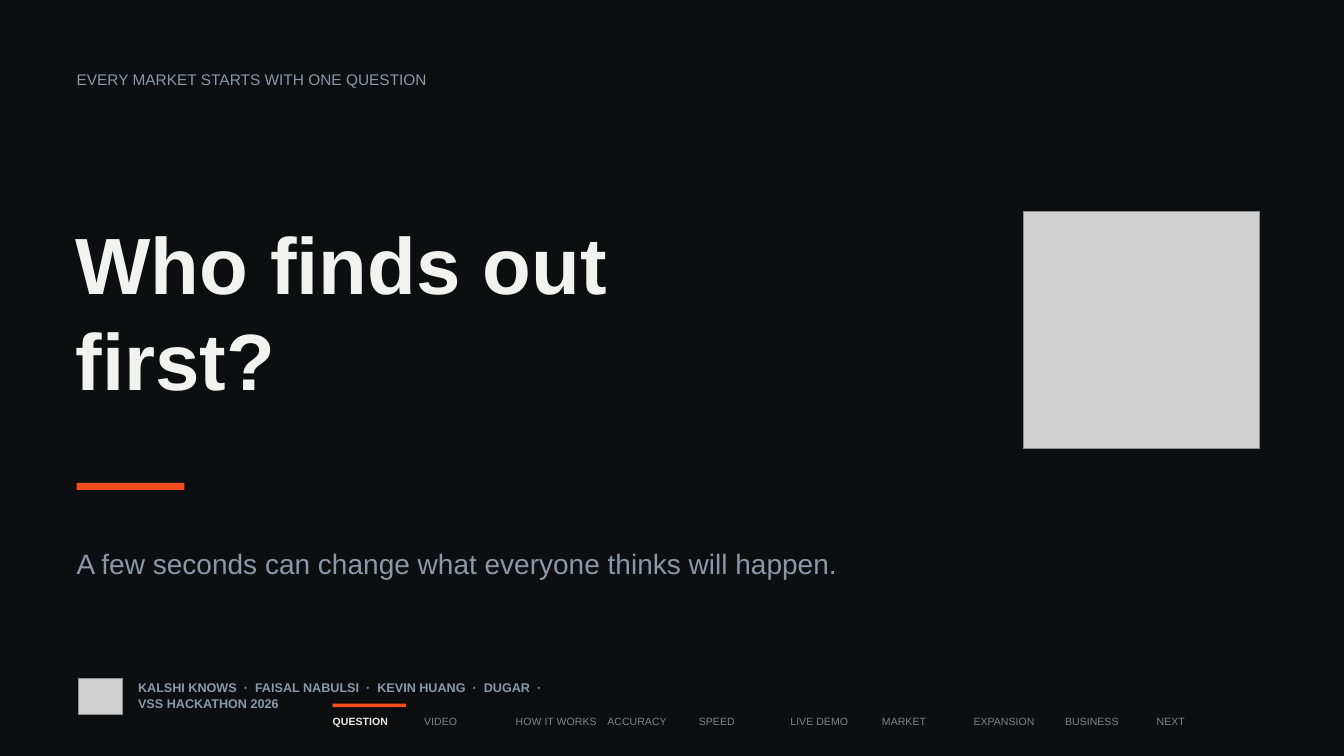
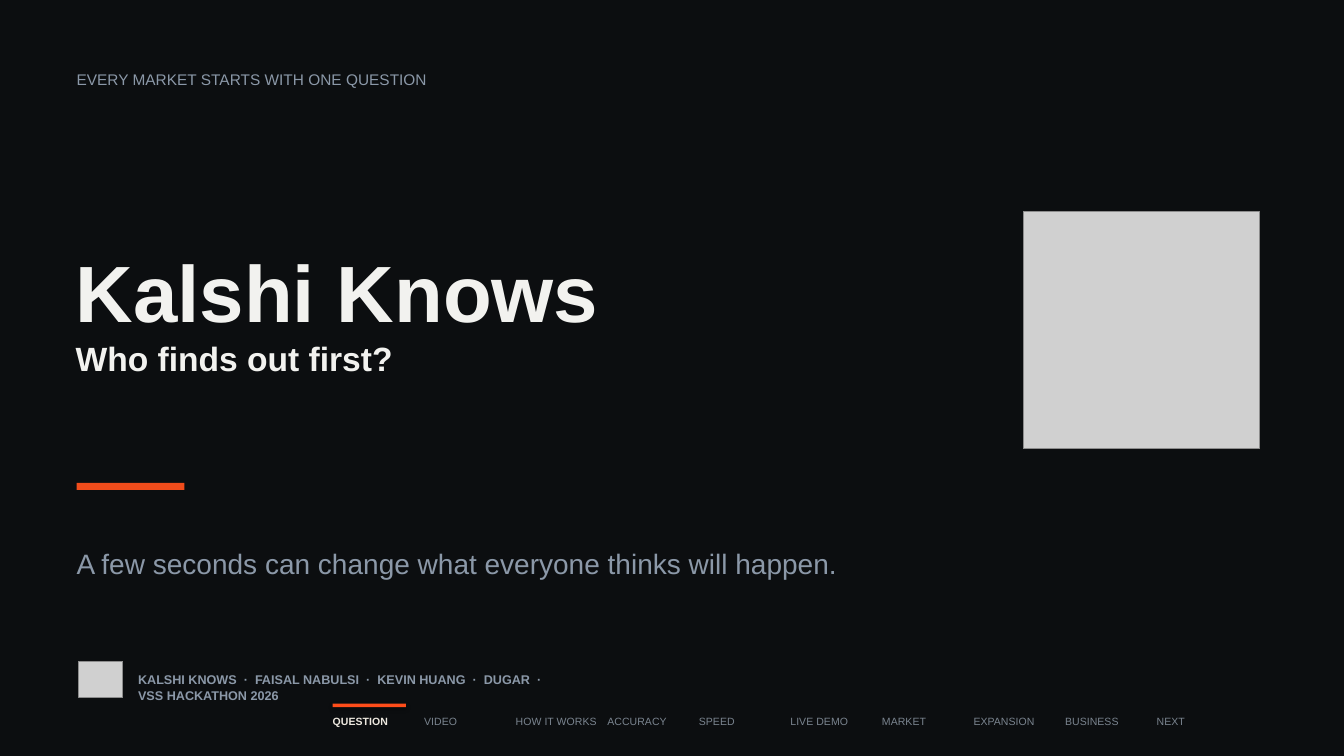
Before and after one commit to faisal-nabulsi/kalshi-knows, a slide deck: slide 1 of slides/Kalshi_Knows_FINAL.pptx. Drawn at 1344x756 pixels with LibreOffice and Linux fonts; fonts in the diff are those of the drawing; grey boxes stand for pictures. Boxes give left, top, right and bottom in pixels: in the first picture for what was removed or moved away, otherwise in the second. Text is boxed around its words. In the diff, an @@ line names an element or a change of style, - is before the commit and + after.

Commit message:
FINAL deck: Kalshi Knows title + subtitle on slide 1; footer clear of nav

```diff
--- a/slides/Kalshi_Knows_FINAL.pptx
+++ b/slides/Kalshi_Knows_FINAL.pptx
@@ text at [76,264,598,372]: text changed; size 57 to 23.9 pt @@
-Who finds out
-first?
+Kalshi Knows
+Who finds out first?
@@ picture: place and size @@
-picture at [79,679,123,715]
+picture at [79,661,123,698]
@@ text "KALSHI KNOWS · FAISAL NABULSI ...": place and size @@
-text "KALSHI KNOWS · FAISAL NABULSI ..." at [138,683,530,708]
+text "KALSHI KNOWS · FAISAL NABULSI ..." at [138,675,530,700]
```
Also in this commit, not shown: 1 other slide changed.
